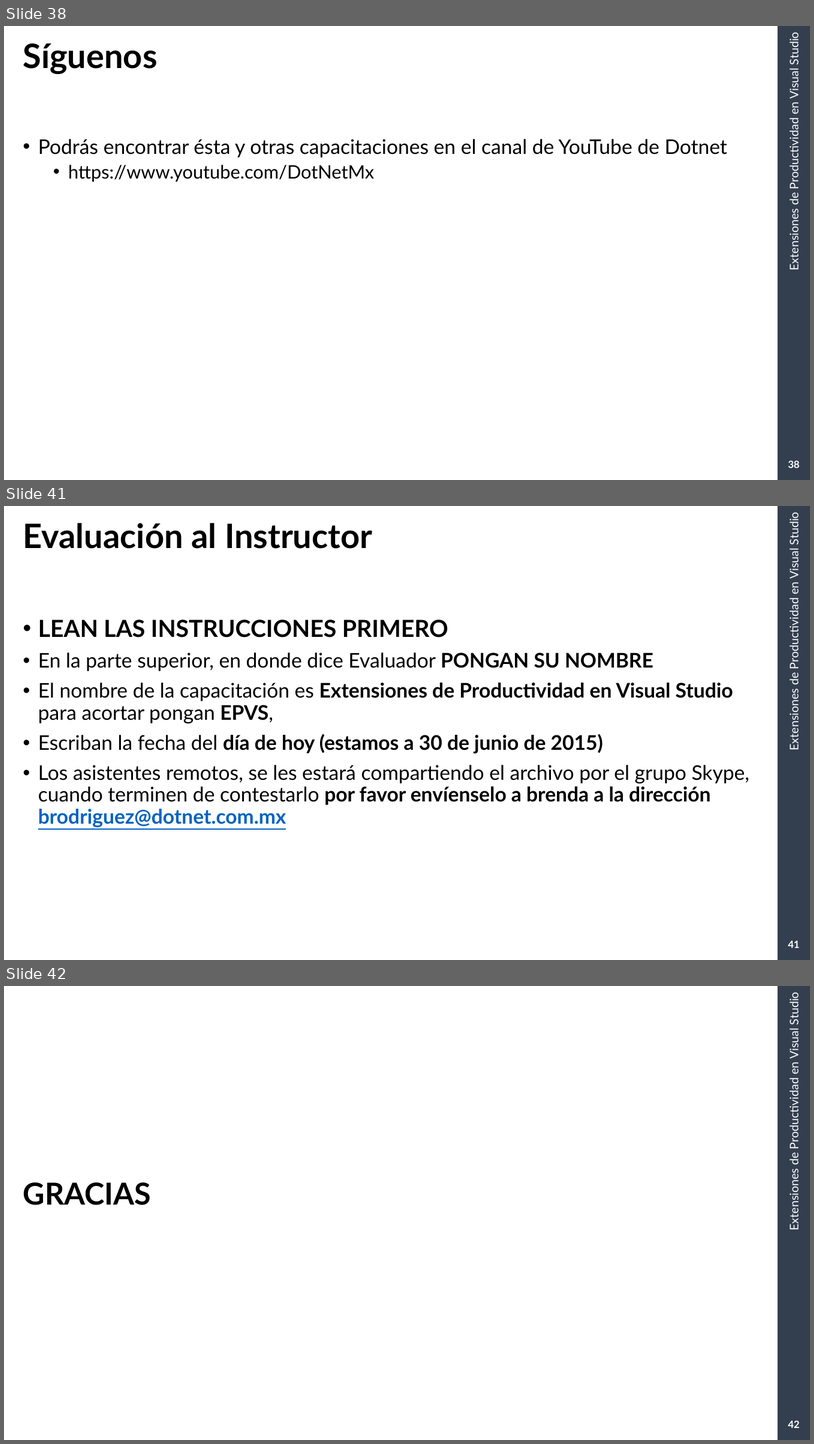
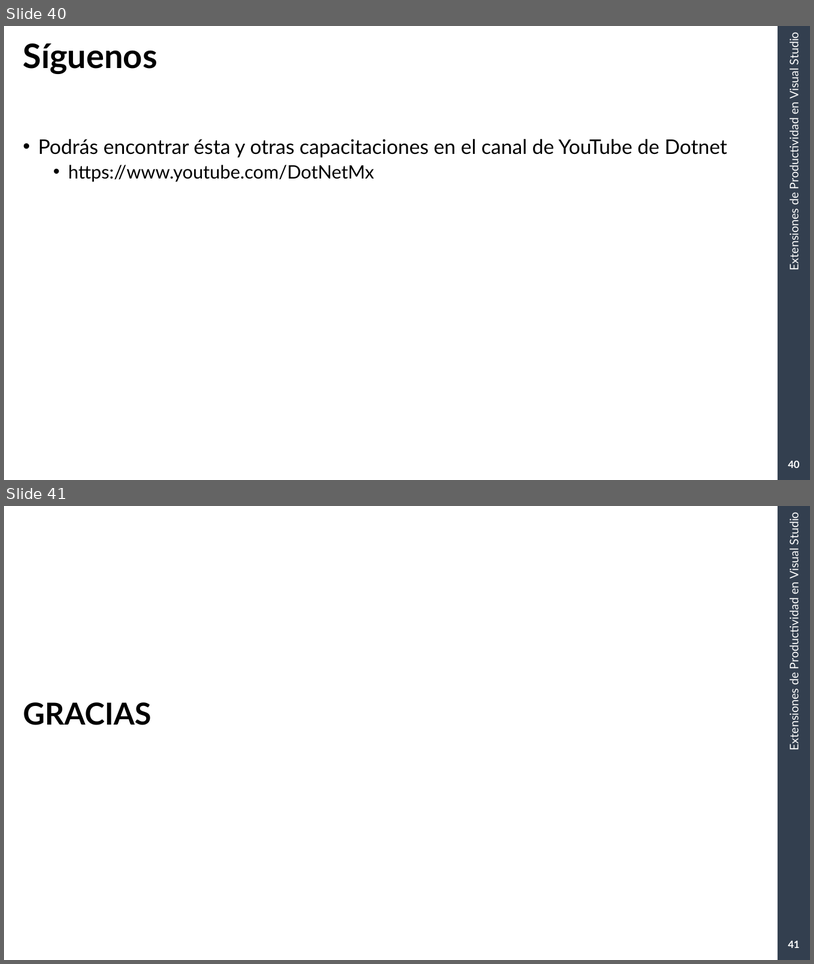
Before and after one commit to RGDotnet/Capacitacion, a slide deck: CapacitacionArmagedon/Diapositivas/Extensiones de productividad en visual studio.pptx. Shown one above the other, each under a label of ours: slides 38, 41 and 42 before the commit, slides 40 and 41 after it; the slides between them are not shown. The pictures are 814x1444 and 814x964 pixels, drawn with LibreOffice and Linux fonts; fonts in the diff are those of the drawing; background and template pictures are left out. Boxes give left, top, right and bottom in pixels: in the first picture for what was removed or moved away, otherwise in the second. Text is boxed around its words. In the diff, an @@ line names an element or a change of style, - is before the commit and + after.

```diff
--- a/CapacitacionArmagedon/Diapositivas/Extensiones de productividad en visual studio.pptx
+++ b/CapacitacionArmagedon/Diapositivas/Extensiones de productividad en visual studio.pptx
@@ slide 41 removed at box(4, 506, 810, 960), background #FFFFFF; not listed: 2 template elements that a slide beside it also shows @@
@@ title removed at box(23, 523, 372, 549) @@
-Evaluación al Instructor
@@ text removed at box(38, 619, 750, 827) @@
-• LEAN LAS INSTRUCCIONES PRIMERO
-• En la parte superior, en donde dice Evaluador PONGAN SU NOMBRE
-• El nombre de la capacitación es Extensiones de Productividad en Visual Studio para acortar pongan EPVS,
-• Escriban la fecha del día de hoy (estamos a 30 de junio de 2015)
-• Los asistentes remotos, se les estará compartiendo el archivo por el grupo Skype, cuando terminen de contestarlo por favor envíenselo a brenda a la dirección brodriguez@dotnet.com.mx
@@ page number removed at box(788, 940, 800, 948) @@
-41
@@ what was slide 38 is now slide 40 @@
@@ page number at box(788, 460, 800, 468): text changed @@
-38
+40
@@ what was slide 42 is now slide 41 @@
@@ page number at box(788, 940, 800, 948): text changed @@
-42
+41
```
Also in this commit, not shown: 7 slides changed, 2 slides added, 2 other slides removed.
